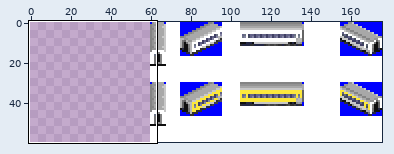
Two states of a sprite sheet, src/wagon/passenger_wagon/passenger_wagon.png. The first picture is a wide view before the edit; the outline marks the close-up.
Close-up. Before the commit:
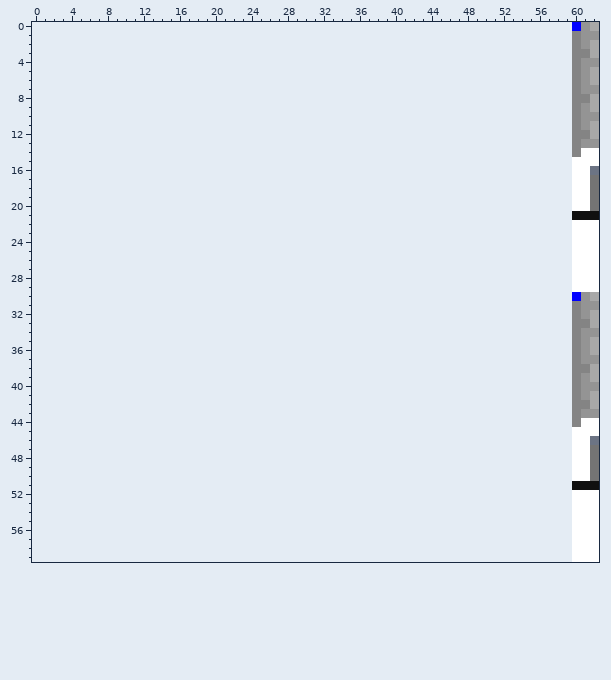
The file is 116x60 pixels. Colours within 5 levels of each other are drawn and written as one. Shown: x 0..62, y 0..59. The old version is drawn lined up with the new one, on the new canvas.
And afterwards:
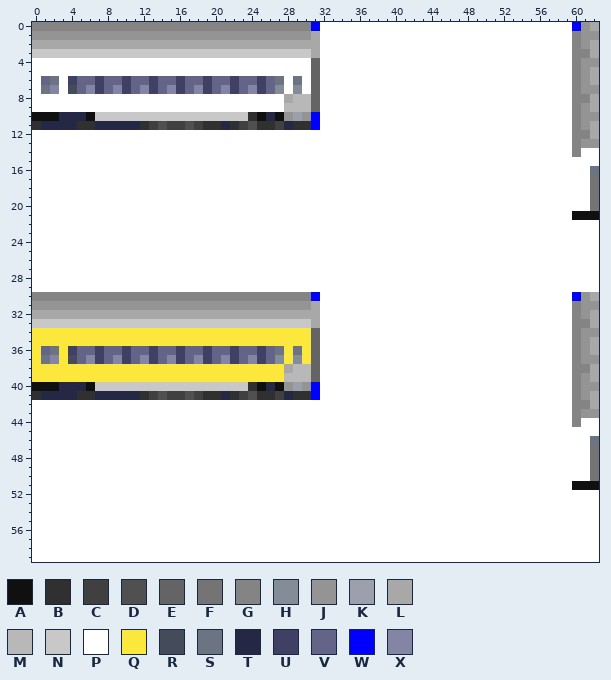
Palette (. is transparent): A #101010  B #303030  C #404040  D #505050  E #646464  F #747474  G #848484  H #848c98  J #949494  K #9ca0ac  L #a8a8a8  M #b8b8b8  N #c8c8c8  P #ffffff  Q #fce83c  R #444c5c  S #6c7484  T #242844  U #404064  V #646488  W #0000ff  X #8484a4
The exact change:
canvas 116x60 -> 176x60, the old top-left corner now at 60,0
y 0: x 0..59 ............................................................ -> GGGGGGGGGGGGGGGGGGGGGGGGGGGGGGGWPPPPPPPPPPPPPPPPPPPPPPPPPPPP
y 1: x 0..59 ............................................................ -> JJJJJJJJJJJJJJJJJJJJJJJJJJJJJJJLPPPPPPPPPPPPPPPPPPPPPPPPPPPP
y 2: x 0..59 ............................................................ -> LLLLLLLLLLLLLLLLLLLLLLLLLLLLLLLLPPPPPPPPPPPPPPPPPPPPPPPPPPPP
y 3: x 0..59 ............................................................ -> NNNNNNNNNNNNNNNNNNNNNNNNNNNNNNNLPPPPPPPPPPPPPPPPPPPPPPPPPPPP
y 4..5: x 0..59 ............................................................ -> PPPPPPPPPPPPPPPPPPPPPPPPPPPPPPPEPPPPPPPPPPPPPPPPPPPPPPPPPPPP
y 6: x 0..59 ............................................................ -> PVSPUVVUVVUVVUVVUVVUVVUVVUVSPSPEPPPPPPPPPPPPPPPPPPPPPPPPPPPP
y 7: x 0..59 ............................................................ -> PSXPRVXUVXUVXUVXUVXUVXUVXUVHPHPEPPPPPPPPPPPPPPPPPPPPPPPPPPPP
y 8: x 0..59 ............................................................ -> PPPPPPPPPPPPPPPPPPPPPPPPPPPPLMMEPPPPPPPPPPPPPPPPPPPPPPPPPPPP
y 9: x 0..59 ............................................................ -> PPPPPPPPPPPPPPPPPPPPPPPPPPPPMMMEPPPPPPPPPPPPPPPPPPPPPPPPPPPP
y 10: x 0..59 ............................................................ -> AAATTTANNNNNNNNNNNNNNNNNBATAJKJWPPPPPPPPPPPPPPPPPPPPPPPPPPPP
y 11: x 0..59 ............................................................ -> BTTTTBBTTTTTBCDCCDCBBTBCDBBCTBBWPPPPPPPPPPPPPPPPPPPPPPPPPPPP
y 12..29: x 0..59 ............................................................ -> PPPPPPPPPPPPPPPPPPPPPPPPPPPPPPPPPPPPPPPPPPPPPPPPPPPPPPPPPPPP
y 30: x 0..59 ............................................................ -> GGGGGGGGGGGGGGGGGGGGGGGGGGGGGGGWPPPPPPPPPPPPPPPPPPPPPPPPPPPP
y 31: x 0..59 ............................................................ -> JJJJJJJJJJJJJJJJJJJJJJJJJJJJJJJLPPPPPPPPPPPPPPPPPPPPPPPPPPPP
y 32: x 0..59 ............................................................ -> LLLLLLLLLLLLLLLLLLLLLLLLLLLLLLLLPPPPPPPPPPPPPPPPPPPPPPPPPPPP
y 33: x 0..59 ............................................................ -> NNNNNNNNNNNNNNNNNNNNNNNNNNNNNNNLPPPPPPPPPPPPPPPPPPPPPPPPPPPP
y 34..35: x 0..59 ............................................................ -> QQQQQQQQQQQQQQQQQQQQQQQQQQQQQQQEPPPPPPPPPPPPPPPPPPPPPPPPPPPP
y 36: x 0..59 ............................................................ -> QVSQUVVUVVUVVUVVUVVUVVUVVUVSQSQEPPPPPPPPPPPPPPPPPPPPPPPPPPPP
y 37: x 0..59 ............................................................ -> QSXQRVXUVXUVXUVXUVXUVXUVXUVHQHQEPPPPPPPPPPPPPPPPPPPPPPPPPPPP
y 38: x 0..59 ............................................................ -> QQQQQQQQQQQQQQQQQQQQQQQQQQQQLMMEPPPPPPPPPPPPPPPPPPPPPPPPPPPP
y 39: x 0..59 ............................................................ -> QQQQQQQQQQQQQQQQQQQQQQQQQQQQMMMEPPPPPPPPPPPPPPPPPPPPPPPPPPPP
y 40: x 0..59 ............................................................ -> AAATTTANNNNNNNNNNNNNNNNNBATAJKJWPPPPPPPPPPPPPPPPPPPPPPPPPPPP
y 41: x 0..59 ............................................................ -> BTTTTBBTTTTTBCDCCDCBBTBCDBBCTBBWPPPPPPPPPPPPPPPPPPPPPPPPPPPP
y 42..59: x 0..59 ............................................................ -> PPPPPPPPPPPPPPPPPPPPPPPPPPPPPPPPPPPPPPPPPPPPPPPPPPPPPPPPPPPP
Changed places in both close-ups, as pixel boxes (x1, y1, x2, y2):
added: (32, 22, 572, 562)
